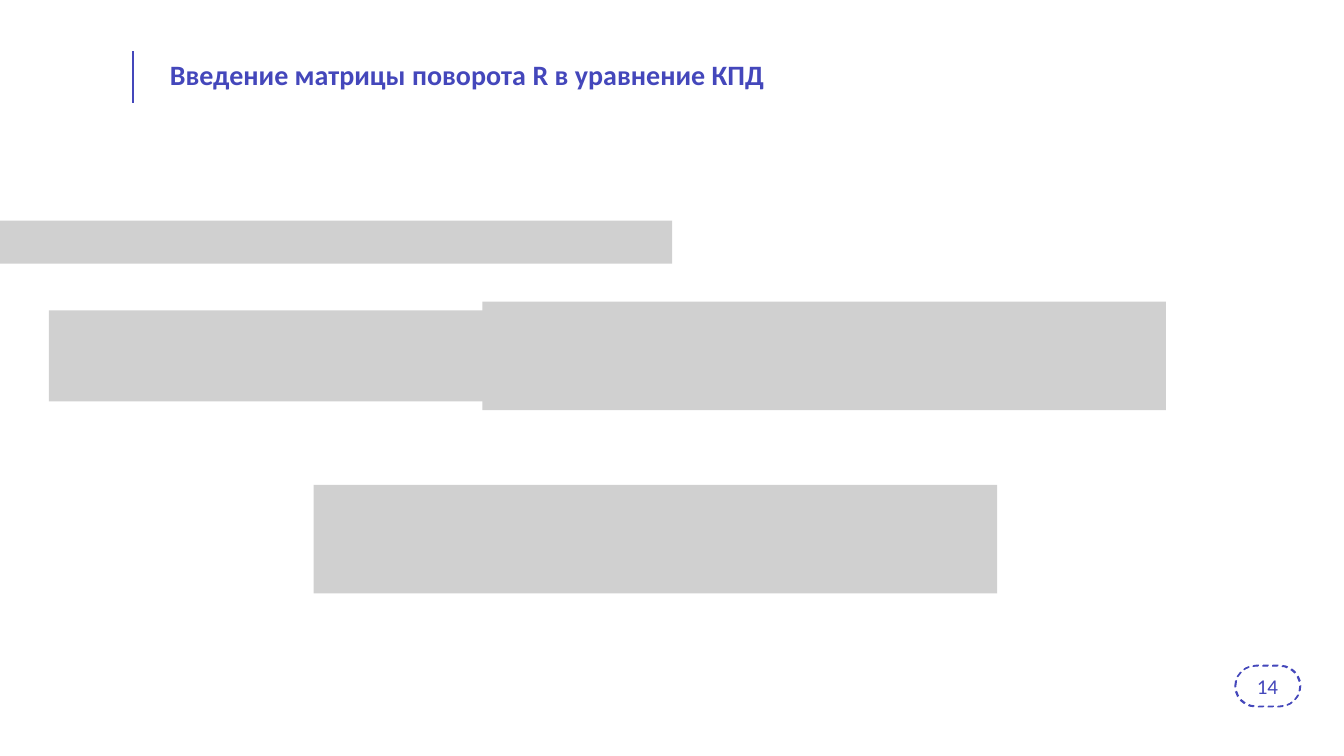
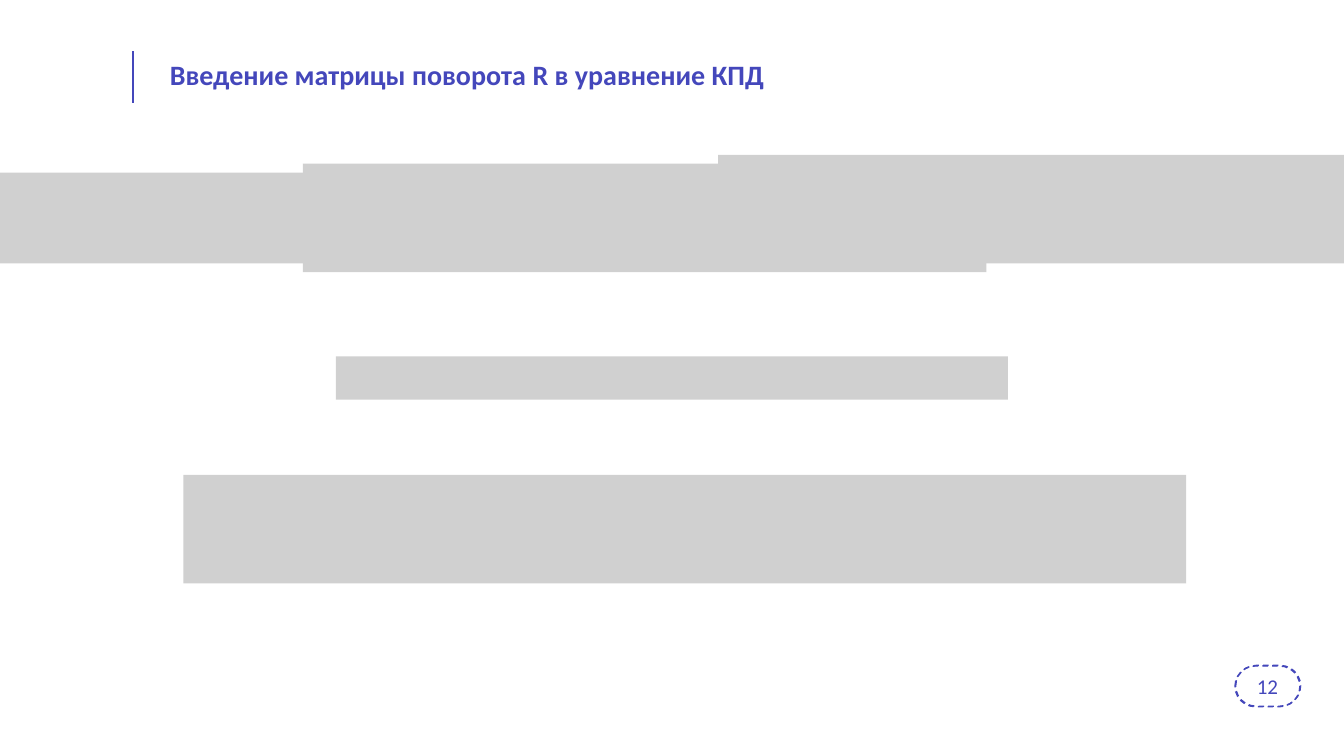
Before and after one commit to PytAZU/Diss, a slide deck: slide 12 of Шаблон_презентации_для_защит_ПИШ.pptx. Drawn at 1344x756 pixels with LibreOffice and Linux fonts; fonts in the diff are those of the drawing; grey boxes stand for pictures; background and template pictures are left out. Boxes give left, top, right and bottom in pixels: in the first picture for what was removed or moved away, otherwise in the second. Text is boxed around its words. In the diff, an @@ line names an element or a change of style, - is before the commit and + after.

```diff
--- a/Шаблон_презентации_для_защит_ПИШ.pptx
+++ b/Шаблон_презентации_для_защит_ПИШ.pptx
@@ picture added at bbox=[0, 172, 594, 263] @@
@@ picture added at bbox=[302, 163, 986, 272] @@
@@ picture added at bbox=[719, 155, 1344, 264] @@
@@ picture removed at bbox=[0, 221, 673, 264] @@
@@ picture removed at bbox=[49, 311, 733, 401] @@
@@ picture removed at bbox=[483, 301, 1167, 410] @@
@@ picture added at bbox=[336, 357, 1008, 400] @@
@@ picture: place and size @@
-picture at bbox=[314, 485, 997, 594]
+picture at bbox=[184, 475, 1187, 584]
@@ text at bbox=[1257, 680, 1278, 694]: text changed @@
-14
+12
```
Also in this commit, not shown: 17 other slides changed, 4 slides removed, 1 other file.
